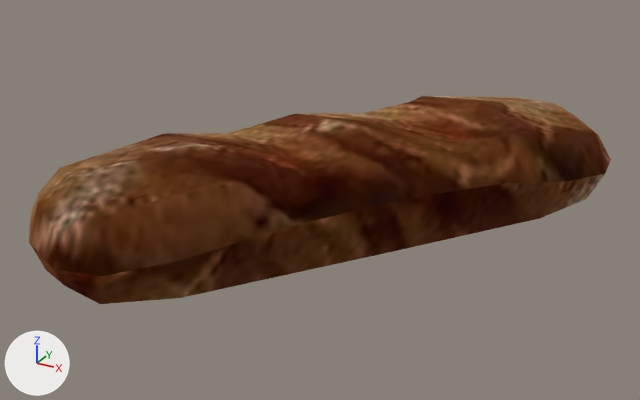
An edit to the glTF model assets/models/ITFO_BREAD.glb, drawn before and after from the same camera.
One viewpoint serves both versions: a camera (50 mm lens) standing at (0.436, -0.844, 0.396) and looking at (-0.018, -0.018, -0.017). Arrows for +X, +Y and +Z are at lower left; the lights stay in place.
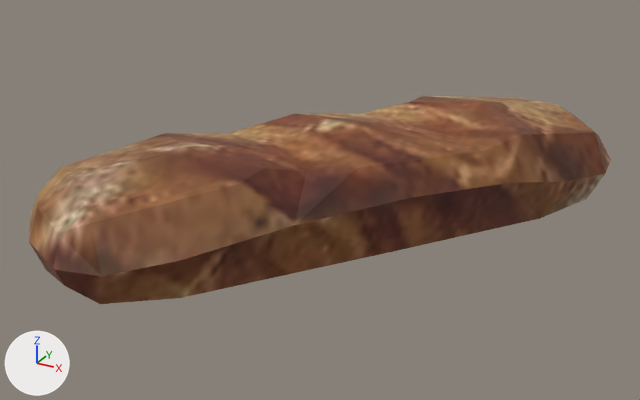
Changed parts and their boxes [x1, y1, x2, y2] in the pictures (640 x 400 px):
'Mesh', surface changed
    both: [29, 96, 611, 304]

Patch to the scene script:
```diff
--- a/assets/models/ITFO_BREAD.glb.py
+++ b/assets/models/ITFO_BREAD.glb.py
@@ img_it_food_01_1 @@
+img_it_food_01_1 = load_image('It_Food_01', '_unpacked/It_Food_01', 512, 512, 'sRGB')
@@ mat_it_food_01 @@
 mat_it_food_01 = principled_material('IT_FOOD_01')
-mat_it_food_01.texture = img_it_food_01
-mat_it_food_01.metallic = 1.0
-mat_it_food_01.roughness = 1.0
+mat_it_food_01.texture = img_it_food_01_1
```
